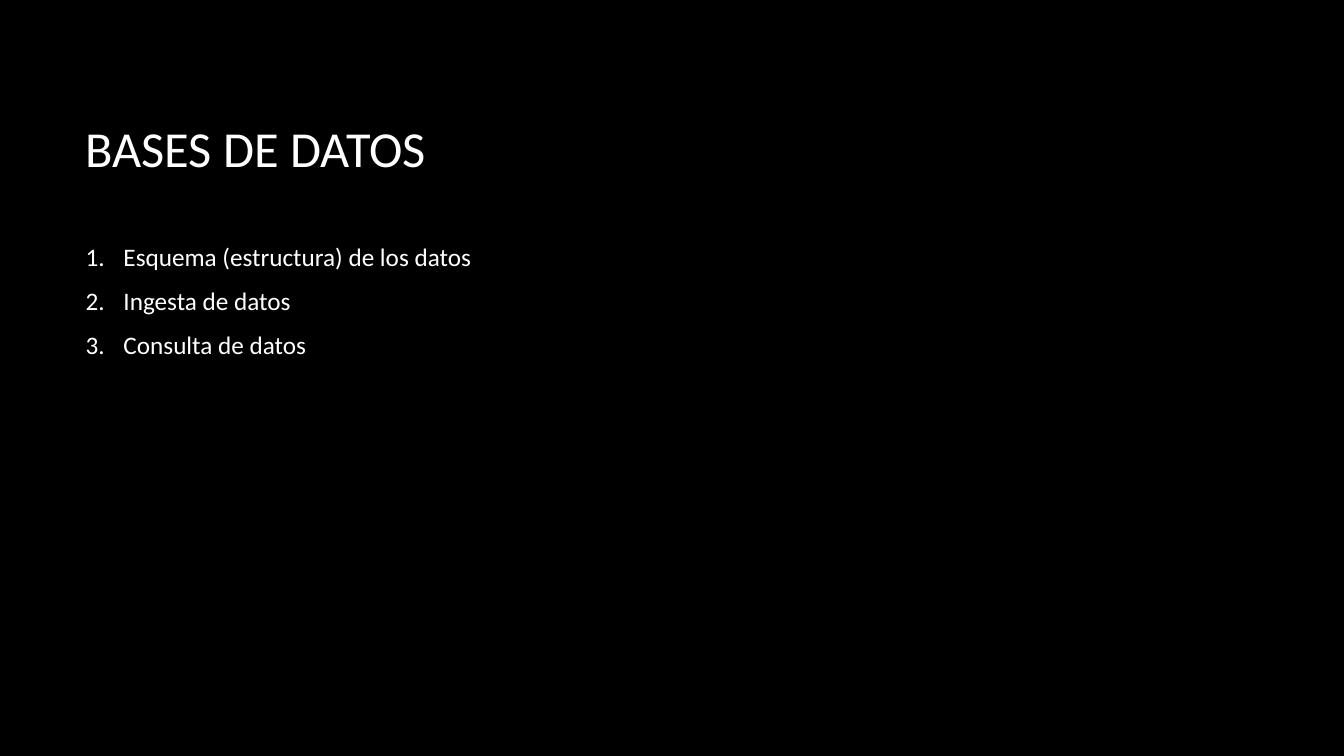
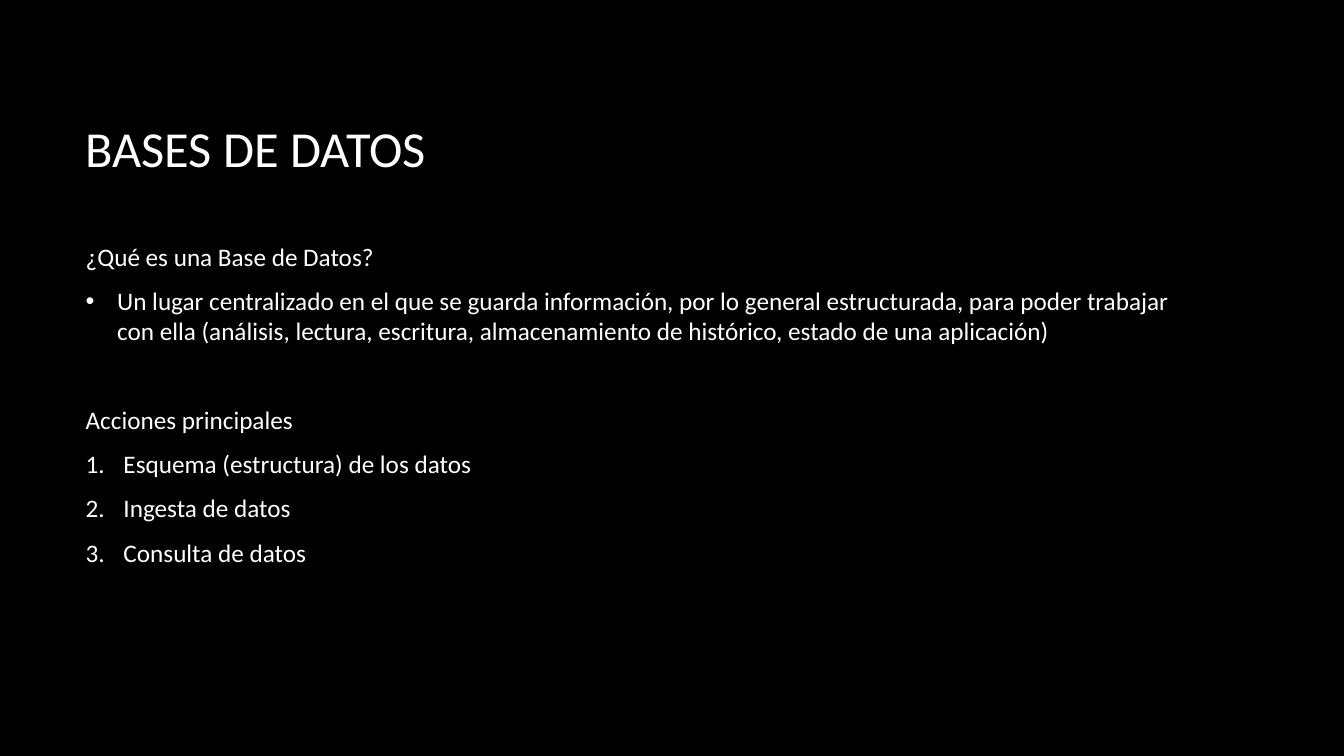
Before and after one commit to jofaval/talks-about, a slide deck: slide 5 of uv/web-scraping-y-las-bases-de-datos-ofuscadas/web-scraping-core.pptx (slide 4 before the commit). Drawn at 1344x756 pixels with LibreOffice and Linux fonts; fonts in the diff are those of the drawing; background and template pictures are left out. Boxes give left, top, right and bottom in pixels: in the first picture for what was removed or moved away, otherwise in the second. Text is boxed around its words. In the diff, an @@ line names an element or a change of style, - is before the commit and + after.

```diff
--- a/uv/web-scraping-y-las-bases-de-datos-ofuscadas/web-scraping-core.pptx
+++ b/uv/web-scraping-y-las-bases-de-datos-ofuscadas/web-scraping-core.pptx
@@ text at bbox=[86, 248, 1168, 433]: paragraphs added @@
+¿Qué es una Base de Datos?
+• Un lugar centralizado en el que se guarda información, por lo general estructurada, para poder trabajar con ella (análisis, lectura, escritura, almacenamiento de histórico, estado de una aplicación)
+Acciones principales
```
Also in this commit, not shown: 5 other slides changed, 5 slides added.
